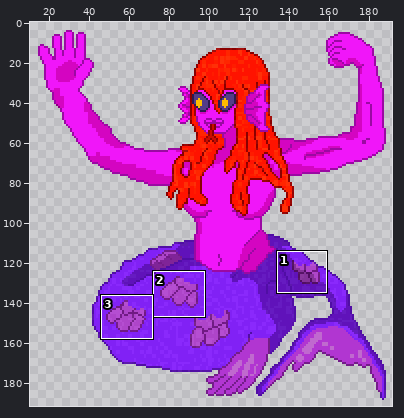
Edited in one commit: sprite sheet (Guardians-of-Zenith/Output/Assets/Entities/Enemies/NaiadonGoddess_Combat.png). Above: a wide view before the commit, with the close-up outlined.
Close-up. Earlier state:
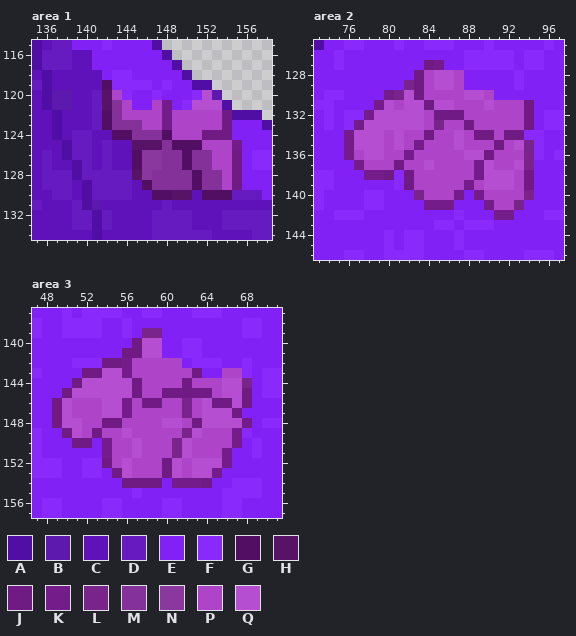
The file is 192x192 pixels. Colours within 5 levels of each other are drawn and written as one. Shown: area 1: x 135..158, y 115..134; area 2: x 73..97, y 125..146; area 3: x 47..71, y 137..157. The wide view leaves out empty margins. The commit also changed other parts of the picture, which this record leaves out.
Palette (. is transparent): A #500ea4  B #5d19ad  C #6012ba  D #661bc1  E #8121f5  F #8a29fc  G #510e62  H #571466  J #701a83  K #741c89  L #78248b  M #843299  N #8a389e  P #ae45c9  Q #b54ed1
The same view after the edit:
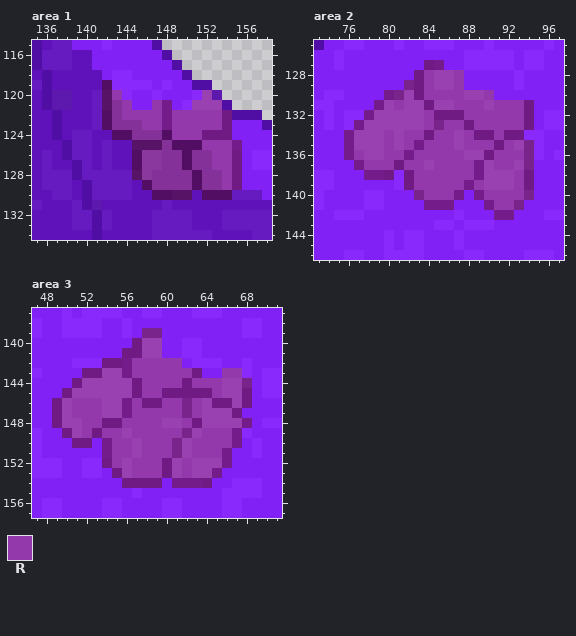
Colours new in this view: R #9439ab
Diff:
colour Q: #b54ed1 -> #9a41b2
Area 1:
y 120: x 143 P -> R
y 121: x 144 P -> R; x 147 P -> R
y 122: x 144..147 PPPP -> RRRR; x 149..153 PPPPP -> RRRRR
y 123: x 146..147 PP -> RR; x 149..153 PPPPP -> RRRRR
y 124: x 149..151 PPP -> RRR
y 125: x 152..154 PPP -> RRR
y 126..127: x 153..154 PP -> RR
y 128..129: x 154 P -> R
Area 2:
y 128..129: x 84 P -> R; x 87 P -> R
y 130: x 84..87 PPPP -> RRRR; x 90 P -> R
y 131: x 81 P -> R; x 87..89 PPP -> RRR; x 91..93 PPP -> RRR
y 132: x 84 P -> R; x 88..93 PPPPPP -> RRRRRR
y 133: x 84 P -> R; x 86..87 PP -> RR; x 89..93 PPPPP -> RRRRR
y 134: x 80 P -> R; x 82..83 PP -> RR; x 85..86 PP -> RR; x 88 P -> R; x 91 P -> R
y 135: x 80 P -> R; x 82 P -> R; x 84..86 PPP -> RRR; x 88..90 PPP -> RRR; x 92 P -> R
y 136: x 77 P -> R; x 80..81 PP -> RR; x 83..87 PPPPP -> RRRRR; x 91..93 PPP -> RRR
y 137: x 78..80 PPP -> RRR; x 82..83 PP -> RR; x 85..88 PPPP -> RRRR; x 91..92 PP -> RR
y 138: x 83..88 PPPPPP -> RRRRRR; x 93 P -> R
y 139: x 83..87 PPPPP -> RRRRR; x 89 P -> R; x 93 P -> R
y 140: x 84..86 PPP -> RRR; x 90..93 PPPP -> RRRR
y 141: x 91..92 PP -> RR
Area 3:
y 142: x 57..61 PPPPP -> RRRRR
y 143: x 57..62 PPPPPP -> RRRRRR; x 66..67 PP -> RR
y 144: x 58..61 PPPP -> RRRR; x 63..65 PPP -> RRR
y 145: x 58..59 PP -> RR; x 65 P -> R
y 146: x 51..53 PPP -> RRR; x 57 P -> R; x 60..61 PP -> RR; x 63 P -> R
y 147: x 51..53 PPP -> RRR; x 57..61 PPPPP -> RRRRR; x 63 P -> R
y 148: x 52..53 PP -> RR; x 56..59 PPPP -> RRRR; x 62 P -> R
y 149: x 52 P -> R; x 54..55 PP -> RR; x 57..61 PPPPP -> RRRRR; x 64..66 PPP -> RRR
y 150: x 55..56 PP -> RR; x 58..60 PPP -> RRR; x 63..66 PPPP -> RRRR
y 151: x 55..56 PP -> RR; x 58..60 PPP -> RRR; x 63..65 PPP -> RRR
y 152: x 55 P -> R; x 57..59 PPP -> RRR; x 62 P -> R
y 153: x 57..59 PPP -> RRR; x 62 P -> R
